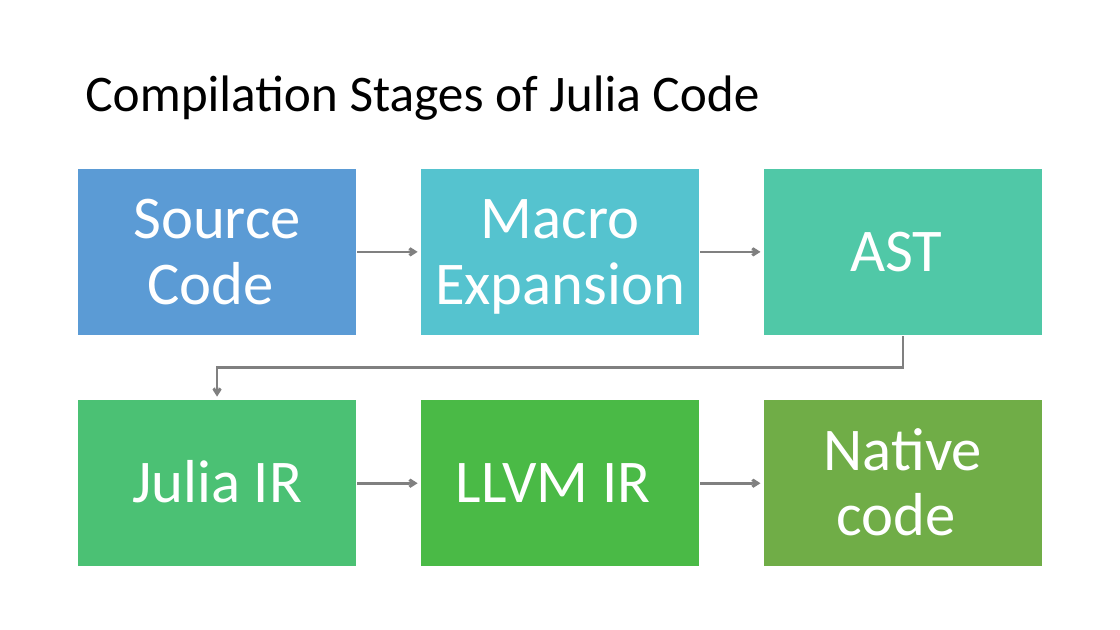
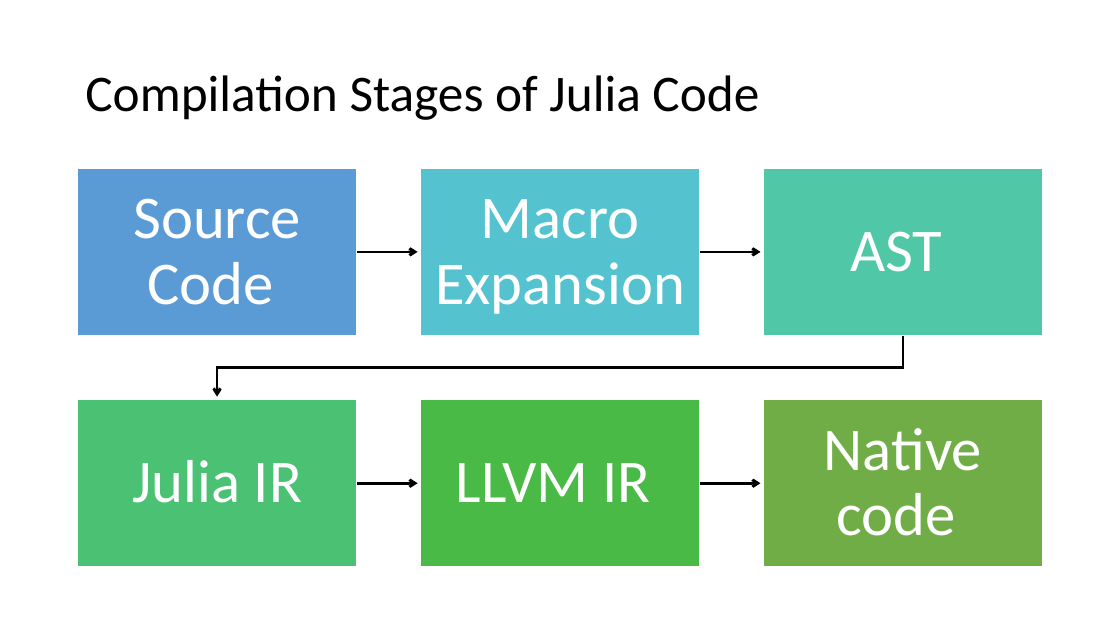
Before and after one commit to senresearch/julia-intro-docs, a slide deck: slide 7 of notebooks/xiaoqi-why-julia-fast.pptx. Drawn at 1120x630 pixels with LibreOffice and Linux fonts; fonts in the diff are those of the drawing. Boxes give left, top, right and bottom in pixels: in the first picture for what was removed or moved away, otherwise in the second. Text is boxed around its words. In the diff, an @@ line names an element or a change of style, - is before the commit and + after.

```diff
--- a/notebooks/xiaoqi-why-julia-fast.pptx
+++ b/notebooks/xiaoqi-why-julia-fast.pptx
@@ outline #808080 2.25 pt to #000000 2.25 pt in 5 elements at bbox=[356, 248, 418, 256], bbox=[699, 248, 760, 256], bbox=[217, 335, 902, 397], bbox=[356, 479, 418, 487], bbox=[699, 479, 760, 487] @@
```
Also in this commit, not shown: 2 other slides changed.
